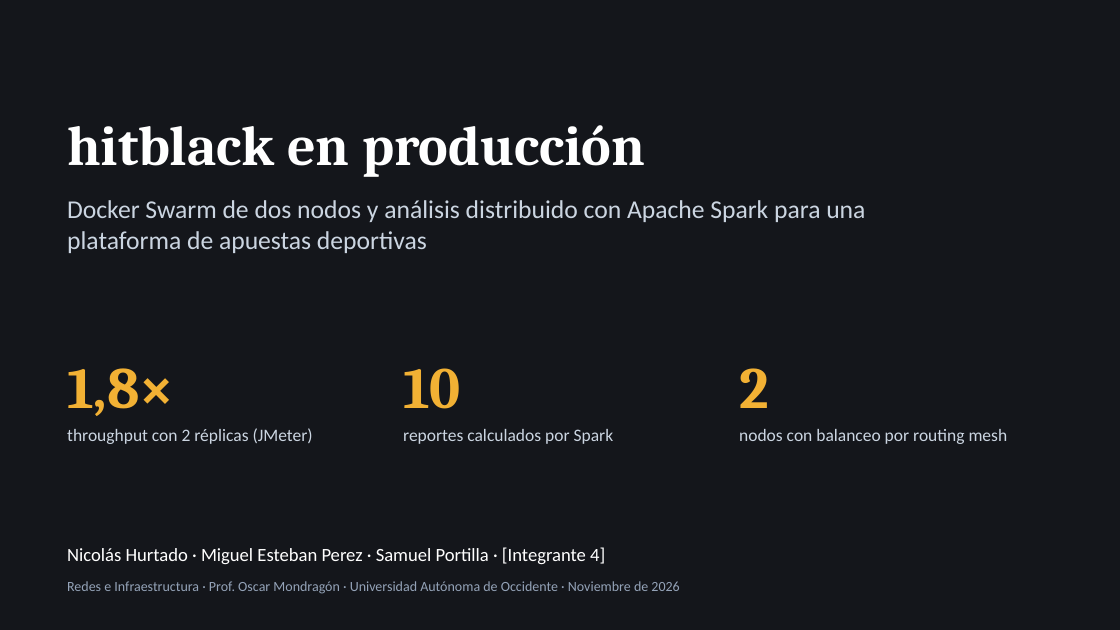
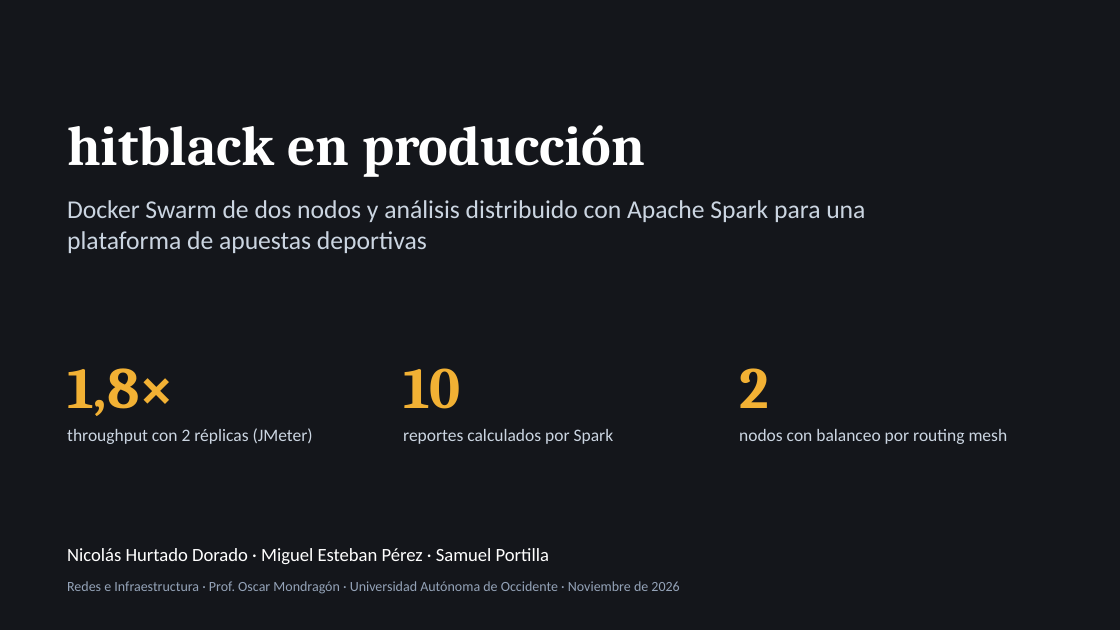
Before and after one commit to miguelesperez/hitblack-infraestructura, a slide deck: slide 1 of docs/Presentacion_hitblack.pptx. Drawn at 1120x630 pixels with LibreOffice and Linux fonts; fonts in the diff are those of the drawing. Boxes give left, top, right and bottom in pixels: in the first picture for what was removed or moved away, otherwise in the second. Text is boxed around its words. In the diff, an @@ line names an element or a change of style, - is before the commit and + after.

```diff
--- a/docs/Presentacion_hitblack.pptx
+++ b/docs/Presentacion_hitblack.pptx
@@ text at <box>67,548,549,564</box>: text changed @@
-Nicolás Hurtado · Miguel Esteban Perez · Samuel Portilla · [Integrante 4]
+Nicolás Hurtado Dorado · Miguel Esteban Pérez · Samuel Portilla
```
Also in this commit, not shown: 2 other slides changed, 1 other file.
